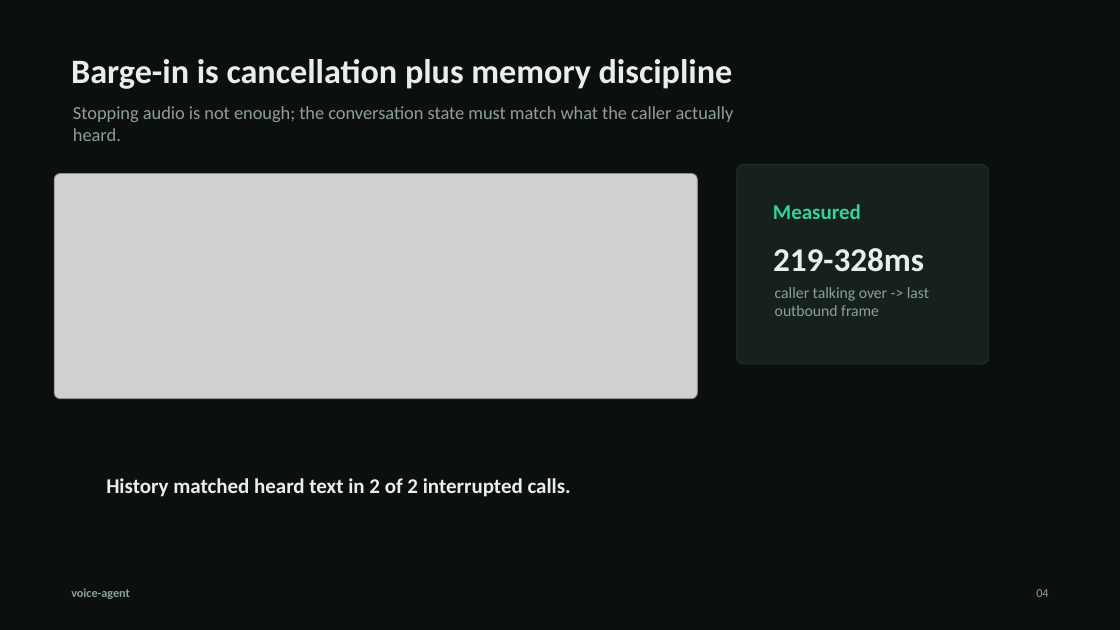
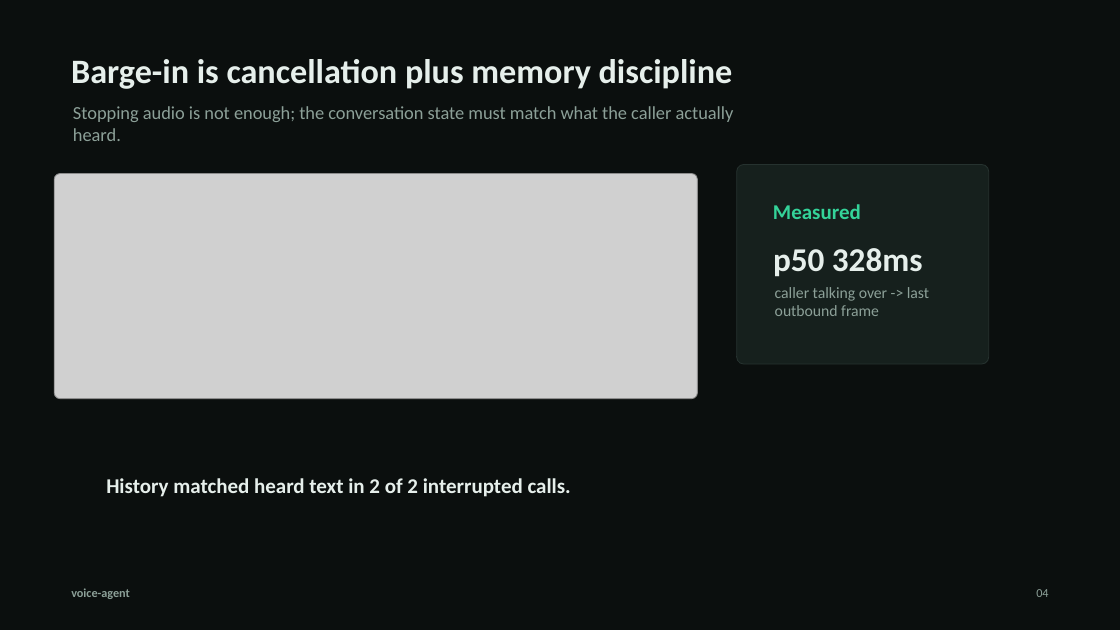
Before and after one commit to Hasnain91169/voice-agent, a slide deck: slide 4 of docs/application/voice-agent-summary-deck.pptx. Drawn at 1120x630 pixels with LibreOffice and Linux fonts; fonts in the diff are those of the drawing; grey boxes stand for pictures. Boxes give left, top, right and bottom in pixels: in the first picture for what was removed or moved away, otherwise in the second. Text is boxed around its words. In the diff, an @@ line names an element or a change of style, - is before the commit and + after.

```diff
--- a/docs/application/voice-agent-summary-deck.pptx
+++ b/docs/application/voice-agent-summary-deck.pptx
@@ text at [773, 248, 923, 277]: text changed @@
-219-328ms
+p50 328ms
```
Also in this commit, not shown: 2 other slides changed, 2 slides removed, 27 other files.
